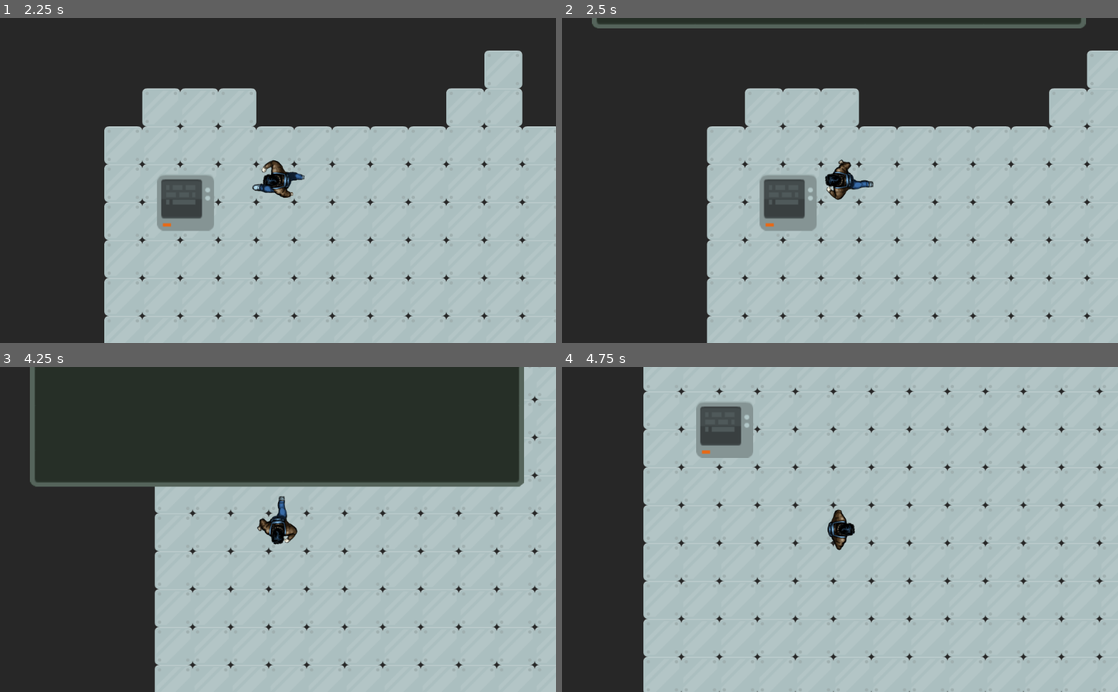
Above: before the commit, frames 1-4 (two rows, left to right).
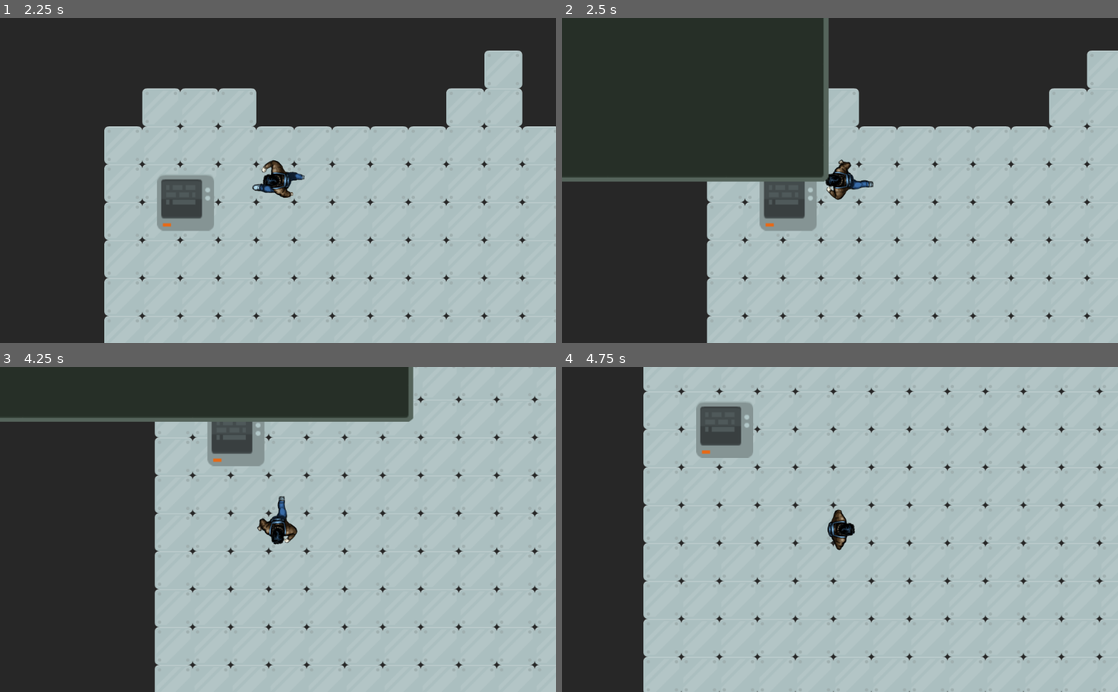
Above: after the commit, the same moments.

Repository: cznrhubarb/loveinthetimeofcapitalism
Game: Godot game, scene res://scn/DistributionCenter.tscn
Two runs of this game, one before a commit and one after it. Both use one fixed random seed, a clock stepped at 60 frames per second and the inputs below.
Inputs:
- Up to frame 1 (2.25 s): tap Enter at 0.5 s; hold W (move_up) 0.53-2.03 s; hold A (move_left) from 2.03 s (still down)
- Up to frame 2 (2.5 s): keep holding A (move_left)
- Up to frame 3 (4.25 s): tap Space at 3.5 s; release A (move_left) at 3.53 s; hold S (move_down) from 3.53 s (still down)
- Up to frame 4 (4.75 s): release S (move_down) at 4.28 s; hold D (move_right) from 4.28 s (still down)

Frame 1 is identical in both runs. In frame 2, 7.2% of the frame differs, in the area x 0-95%, y 0-51%; in frame 3, 18%, in the area x 0-95%, y 0-37%; in frame 4, nothing differs.

Commit message:
Small change to prevent a tween glitch

Diff:
--- a/scn/src/Bin.gd
+++ b/scn/src/Bin.gd
@@ -32,13 +32,13 @@
 	# Ignore the Wall's collision
 	if body == get_parent().get_node("Wall/StaticBody2D"):
 		return
-	tween.interpolate_property(menu, "position", off_screen_pos, on_screen_pos, .5, Tween.TRANS_QUAD, Tween.EASE_OUT)
+	tween.interpolate_property(menu, "position", position, on_screen_pos, .5, Tween.TRANS_QUAD, Tween.EASE_OUT)
 	tween.start()
 	# TODO call the menu's icon fill function
 	menu.fill_with_icon(item_type)
 	get_node("OutSound").play()
 
 func _on_Area2D_body_exited(body):
-	tween.interpolate_property(menu, "position", on_screen_pos, off_screen_pos, .5, Tween.TRANS_QUAD, Tween.EASE_OUT)
+	tween.interpolate_property(menu, "position", position, off_screen_pos, .5, Tween.TRANS_QUAD, Tween.EASE_OUT)
 	tween.start()
 	get_node("InSound").play()
--- a/src/OrderTerminal.gd
+++ b/src/OrderTerminal.gd
@@ -20,10 +20,10 @@
 
 	if body == get_node("StaticBody2D"):
 		return
-	tween.interpolate_property(menu, "position", off_screen_pos, on_screen_pos, .5, Tween.TRANS_QUAD, Tween.EASE_OUT)
+	tween.interpolate_property(menu, "position", position, on_screen_pos, .5, Tween.TRANS_QUAD, Tween.EASE_OUT)
 	tween.start()
 
 func _on_Area2D_body_exited(body):
 	print("exit")
-	tween.interpolate_property(menu, "position", on_screen_pos, off_screen_pos, .5, Tween.TRANS_QUAD, Tween.EASE_OUT)
+	tween.interpolate_property(menu, "position", position, off_screen_pos, .5, Tween.TRANS_QUAD, Tween.EASE_OUT)
 	tween.start()
